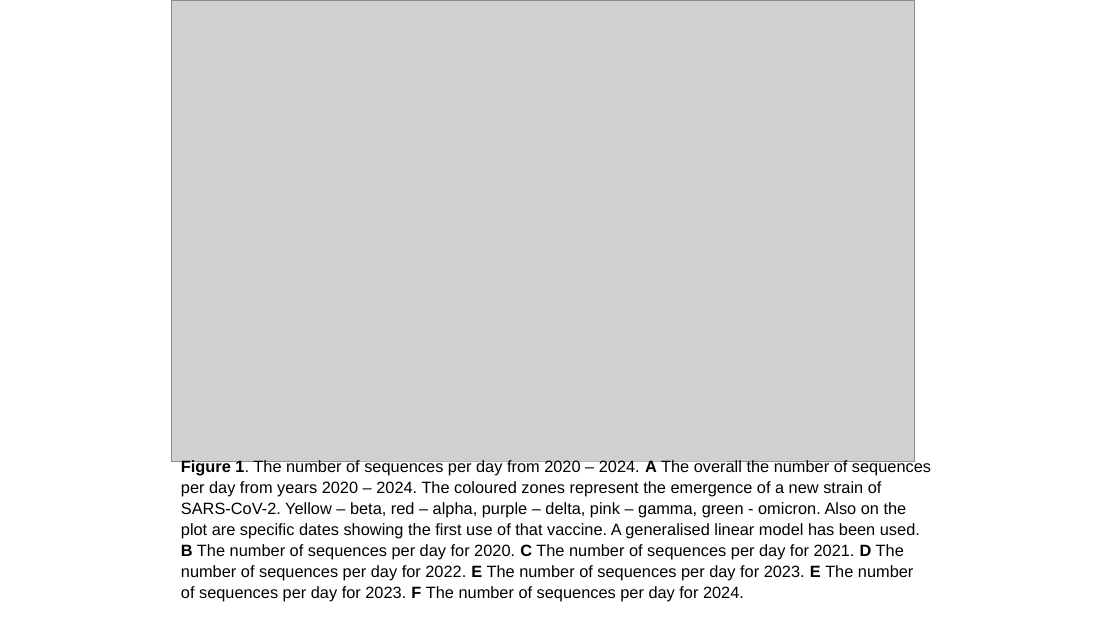
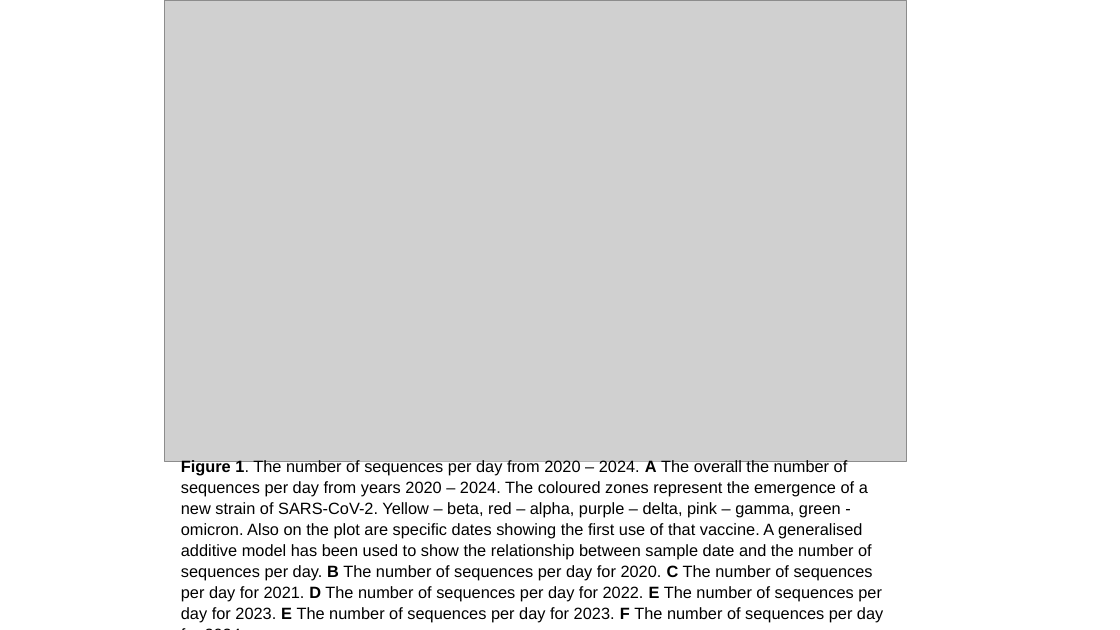
Before and after one commit to sha524/Spike_protein, a slide deck: slide 1 of Plots and Figures/Real plots and figures/Completed figures with captions.pptx. Drawn at 1120x630 pixels with LibreOffice and Linux fonts; fonts in the diff are those of the drawing; grey boxes stand for pictures. Boxes give left, top, right and bottom in pixels: in the first picture for what was removed or moved away, otherwise in the second. Text is boxed around its words. In the diff, an @@ line names an element or a change of style, - is before the commit and + after.

```diff
--- a/Plots and Figures/Real plots and figures/Completed figures with captions.pptx
+++ b/Plots and Figures/Real plots and figures/Completed figures with captions.pptx
@@ picture: place and size @@
-picture at [171,0,914,461]
+picture at [165,0,907,461]
@@ text at [181,459,883,623]: text changed @@
-Figure 1. The number of sequences per day from 2020 – 2024. A The overall the number of sequences per day from years 2020 – 2024. The coloured zones represent the emergence of a new strain of SARS-CoV-2. Yellow – beta, red – alpha, purple – delta, pink – gamma, green - omicron. Also on the plot are specific dates showing the first use of that vaccine. A generalised linear model has been used. B The number of sequences per day for 2020. C The number of sequences per day for 2021. D The number of sequences per day for 2022. E The number of sequences per day for 2023. E The number of sequences per day for 2023. F The number of sequences per day for 2024.
+Figure 1. The number of sequences per day from 2020 – 2024. A The overall the number of sequences per day from years 2020 – 2024. The coloured zones represent the emergence of a new strain of SARS-CoV-2. Yellow – beta, red – alpha, purple – delta, pink – gamma, green - omicron. Also on the plot are specific dates showing the first use of that vaccine. A generalised additive model has been used to show the relationship between sample date and the number of sequences per day. B The number of sequences per day for 2020. C The number of sequences per day for 2021. D The number of sequences per day for 2022. E The number of sequences per day for 2023. E The number of sequences per day for 2023. F The number of sequences per day for 2024.
```
Also in this commit, not shown: 2 other slides changed, 4 other files.
